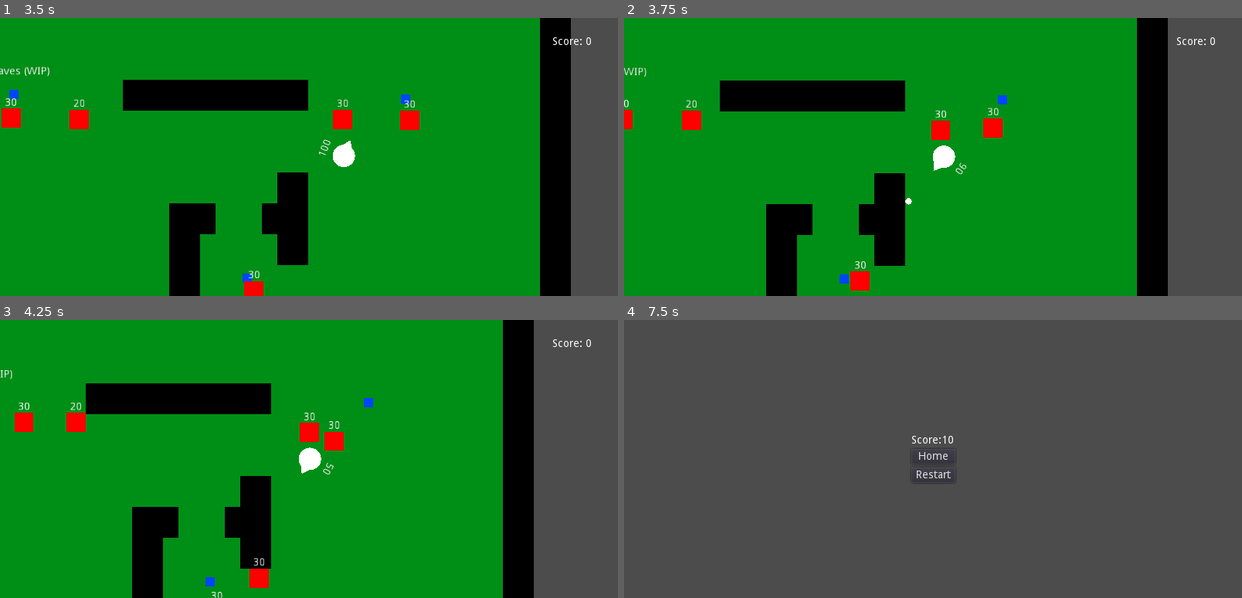
Above: before the commit, frames 1-4 (two rows, left to right).
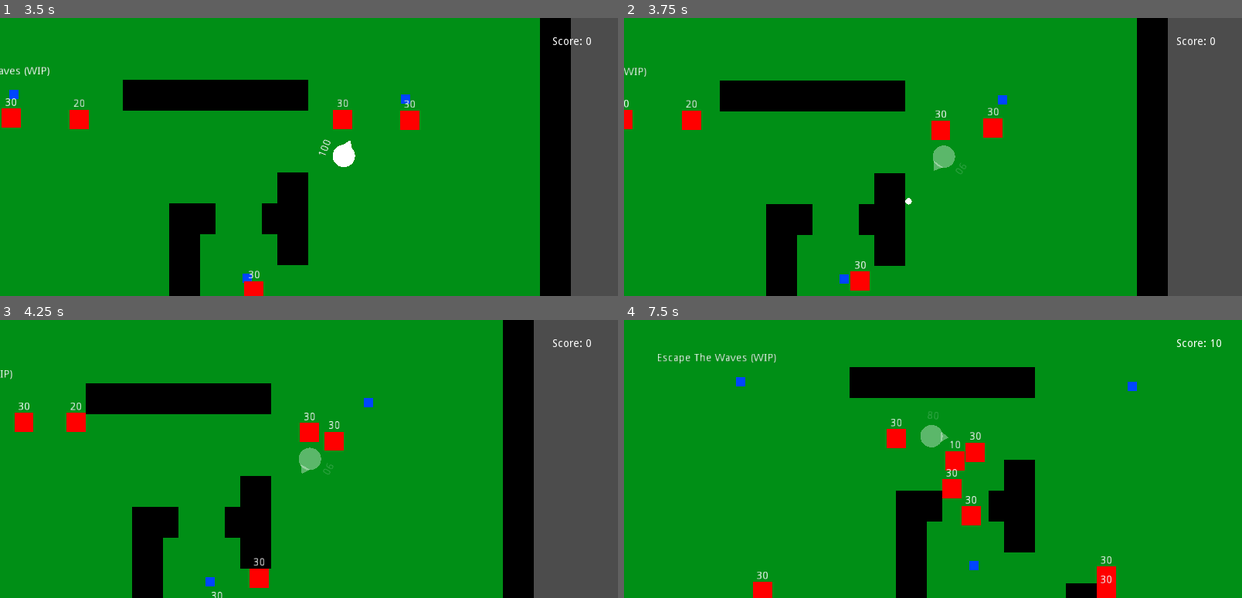
Above: after the commit, the same moments.

Repository: EmilienLeroy/EscapeTheWave
Game: Godot game, scene res://main.tscn
The game is run twice, just before and just after one commit, with the same random seed, the same clock (stepped at 60 frames per second) and the same inputs.
Inputs (mouse positions are in pixels of both pictures, inside the frame that each line leads up to):
- Up to frame 1 (3.5 s): click "PLAY" at 0.5 s; tap Enter at 1.25 s; move the mouse to (444, 143) at 1.27 s; hold Right (ui_right) 1.28-2 s; click (444, 143) at 1.42 s; drag from (185, 170) to (142, 87) at 2.02 s; move the mouse to (370, 95) at 2.77 s; hold Right (ui_right) from 2.78 s (still down)
- Up to frame 2 (3.75 s): release Right (ui_right) at 3.5 s; drag from (902, 212) to (865, 279) at 3.52 s
- Up to frame 3 (4.25 s): no input
- Up to frame 4 (7.5 s): move the mouse to (1118, 500) at 4.27 s; hold Left (ui_left) 4.28-5 s; drag from (747, 417) to (1007, 453) at 5.02 s; move the mouse to (963, 459) at 5.77 s; hold Down (ui_down) 5.78-6.5 s; click (963, 459) at 5.92 s; drag from (840, 389) to (976, 428) at 6.52 s; move the mouse to (1068, 445) at 7.27 s; hold Up (ui_up) from 7.28 s (still down)

Frame 1 is identical in both runs. In frame 2, 0.3% of the frame differs, in the area x 50-56%, y 45-57%; in frame 3, 0.3%; in frame 4, 100%, in the area x 0-100%, y 0-100%.

Commit message:
✨ Add invulnerable frame to player

Diff:
--- a/entities/player/player.gd
+++ b/entities/player/player.gd
@@ -12,8 +12,10 @@
 export var life = 100;
 export var max_life = 100;
 export var shoot_interval = 10;
+export var invulnerable_time = 2;
 
 var score = 0;
+var invulnerable = false;
 var velocity = Vector2();
 
 func _ready():
@@ -73,11 +75,16 @@
 	bullet.connect("kill_mob", self, "on_mob_kill");
 
 func take_damage(value: int):
+	if (invulnerable):
+		return;
+
 	life = life - value;
 	set_life(life);
 
 	if (life <= 0):
 		died();
+
+	add_invulnerability();
 
 func healing(value: int):
 	var new_life = life + value;
@@ -88,9 +95,27 @@
 	life = new_life;
 	set_life(life);
 
+func add_invulnerability():
+	invulnerable = true;
+	blinking();
+
+	yield(get_tree().create_timer(invulnerable_time), "timeout");
+	remove_invulnerability();
+
+func remove_invulnerability():
+	invulnerable = false;
+
 func died():
 	emit_signal('game_over', score);
 	queue_free();
+
+func blinking():
+	for i in 4:
+		modulate.a = 0.2
+		yield(get_tree().create_timer(0.2), "timeout");
+
+		modulate.a = 1.0
+		yield(get_tree().create_timer(0.2), "timeout");
 
 func set_life(life: int):
 	$Life.text = str(life);
--- a/entities/player/player.tscn
+++ b/entities/player/player.tscn
@@ -16,11 +16,11 @@
 [node name="Collision" type="CollisionShape2D" parent="."]
 shape = SubResource( 1 )
 
-[node name="MeshInstance2D" type="MeshInstance2D" parent="."]
+[node name="Texture" type="MeshInstance2D" parent="."]
 scale = Vector2( 14.5, 14.5 )
 mesh = SubResource( 2 )
 
-[node name="MeshInstance2D2" type="MeshInstance2D" parent="."]
+[node name="Pointer" type="MeshInstance2D" parent="."]
 position = Vector2( 17, 0 )
 rotation = -1.5708
 scale = Vector2( 7.06813, 5.04867 )
